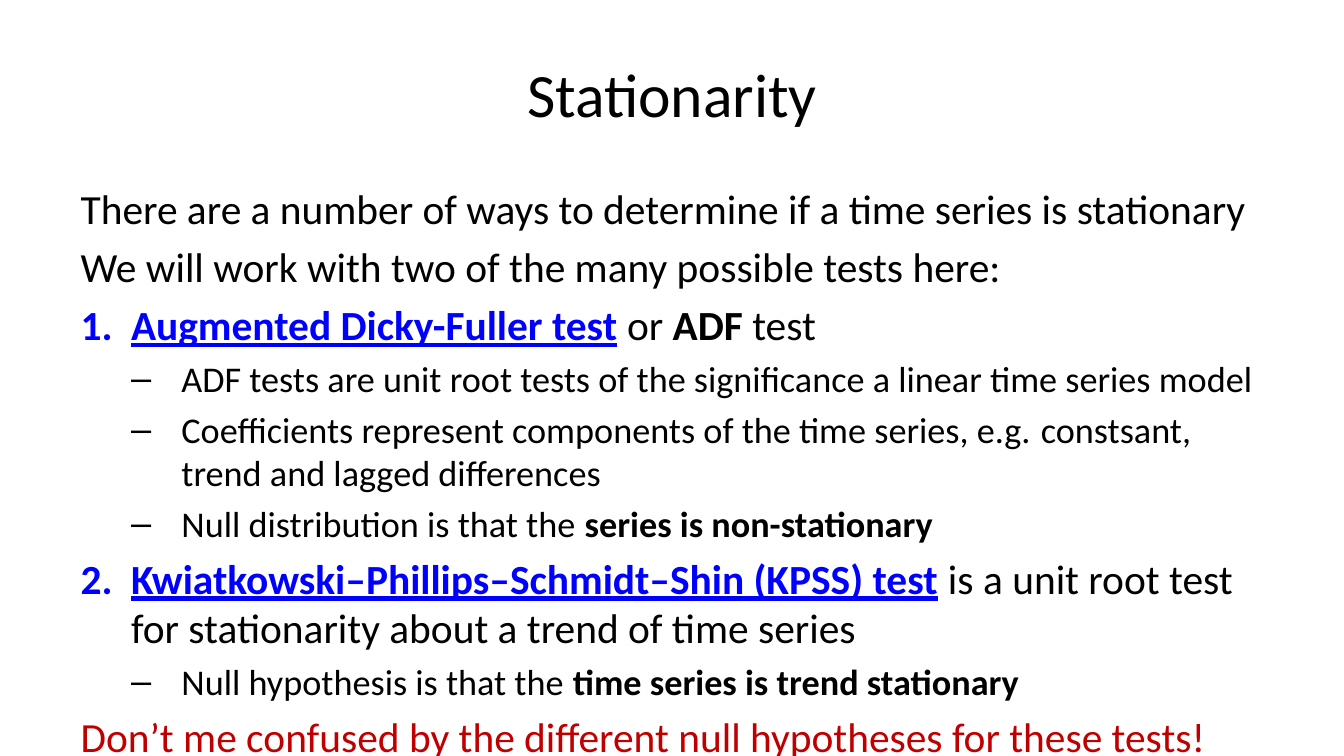
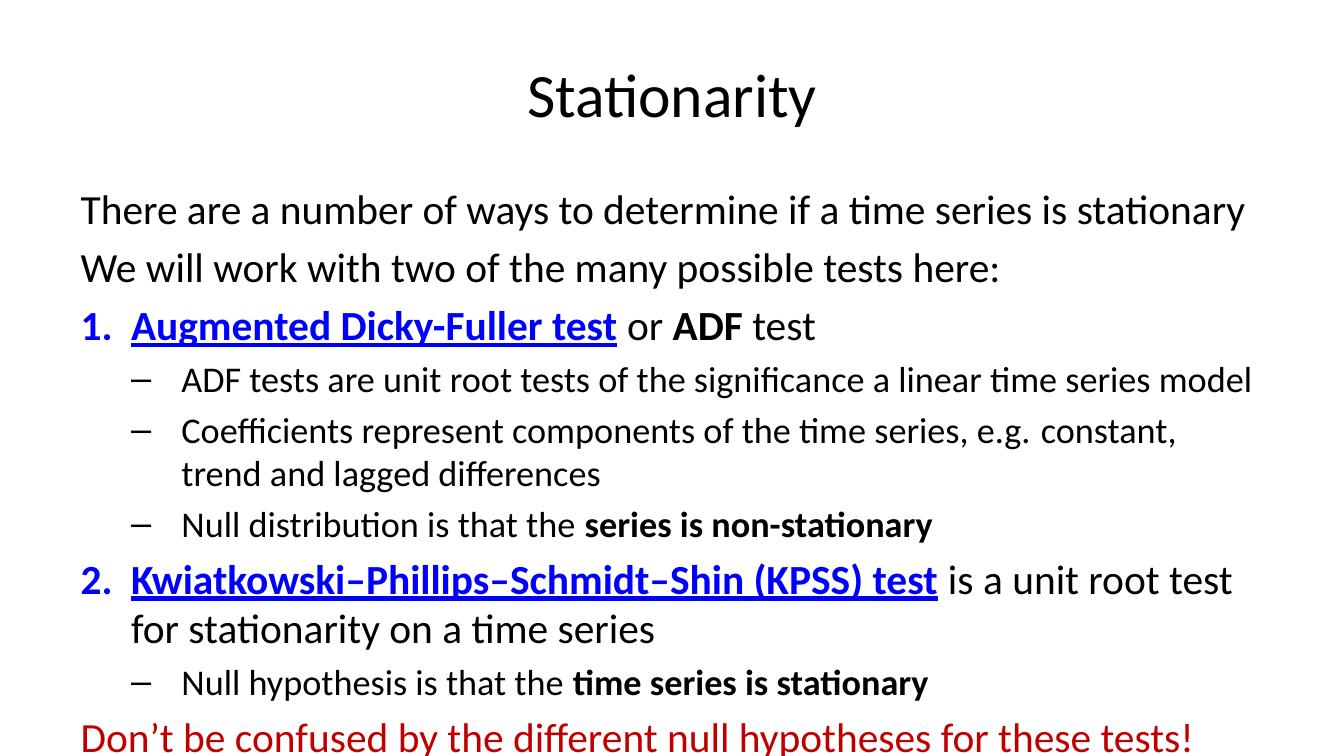
Before and after one commit to StephenElston/CSCI-E-83, a slide deck: slide 55 of LectureSlides/11_IntroductionToTimeSeries.pptx. Drawn at 1344x756 pixels with LibreOffice and Linux fonts; fonts in the diff are those of the drawing. Boxes give left, top, right and bottom in pixels: in the first picture for what was removed or moved away, otherwise in the second. Text is boxed around its words. In the diff, an @@ line names an element or a change of style, - is before the commit and + after.

```diff
--- a/LectureSlides/11_IntroductionToTimeSeries.pptx
+++ b/LectureSlides/11_IntroductionToTimeSeries.pptx
@@ text at [181,418,1177,493]: text changed @@
-  – Coefficients represent components of the time series, e.g. constsant, trend and lagged differences
+  – Coefficients represent components of the time series, e.g. constant, trend and lagged differences
@@ text at [81,563,1233,756]: text changed @@
-2. Kwiatkowski–Phillips–Schmidt–Shin (KPSS) test is a unit root test for stationarity about a trend of time series
-  – Null hypothesis is that the time series is trend stationary
-Don’t me confused by the different null hypotheses for these tests!
+2. Kwiatkowski–Phillips–Schmidt–Shin (KPSS) test is a unit root test for stationarity on a time series
+  – Null hypothesis is that the time series is stationary
+Don’t be confused by the different null hypotheses for these tests!
```
Also in this commit, not shown: 15 other slides changed.
